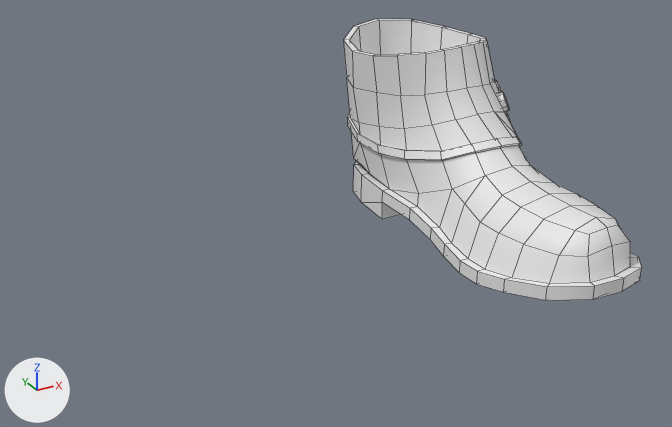
One commit to the Blender file Attires/Attires_Shoes/Attire_Shoes_ShoesButtoned/ShoesButtoned.blend: the scene before it, then after it.
Before and after are seen from a 50 mm camera at (-0.297, -0.612, 0.308) aimed at (-0.006, -0.084, 0.044). The lights are fixed; the arrows at lower left show +X, +Y and +Z. Mesh edges are drawn as thin lines.

In view in the first picture: 'Attire_Shoes_ShoesButtoned'.
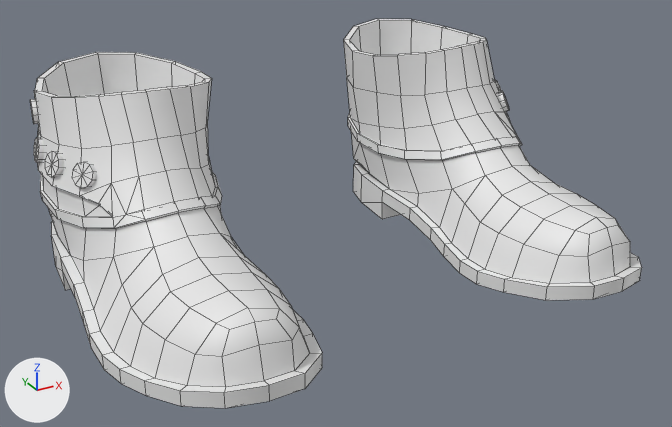
The change, as a list of edits to the scene's bpy script:
```text
Change ob_attire_shoes_shoesbuttoned:
    add _m = ob_attire_shoes_shoesbuttoned.modifiers.new('Mirror', 'MIRROR')
```

Boxes [x1, y1, x2, y2] around the edits, measured in the pictures (672 x 427 px):
'Attire_Shoes_ShoesButtoned', modifiers changed (105% wider, 38% taller): before [344, 19, 642, 300]; after [30, 19, 642, 408]
